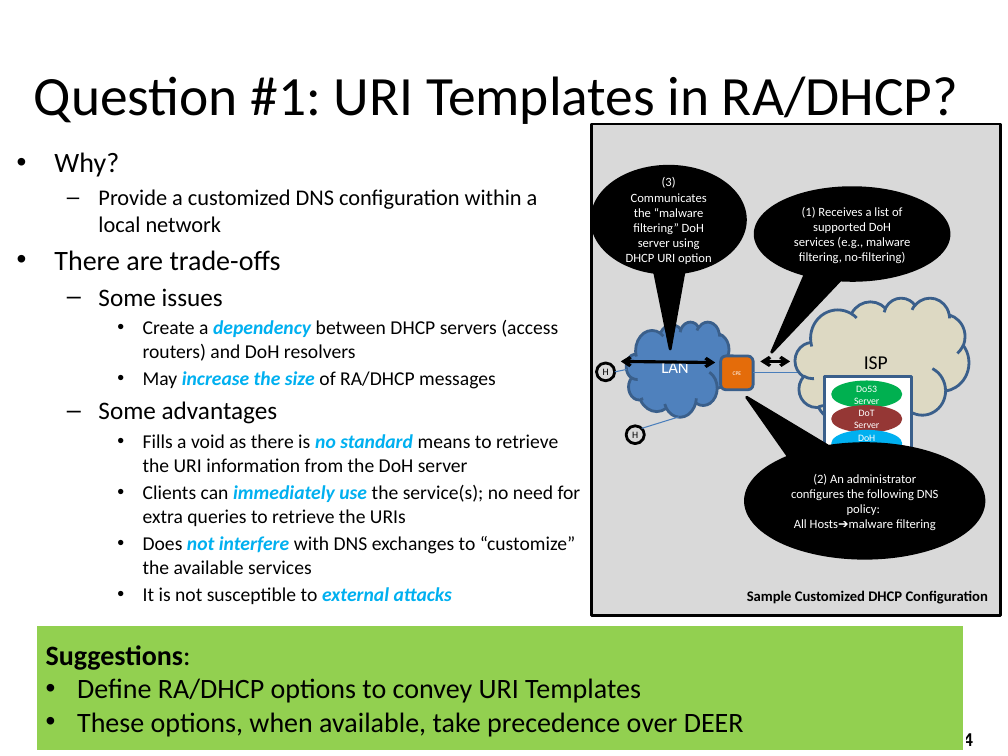
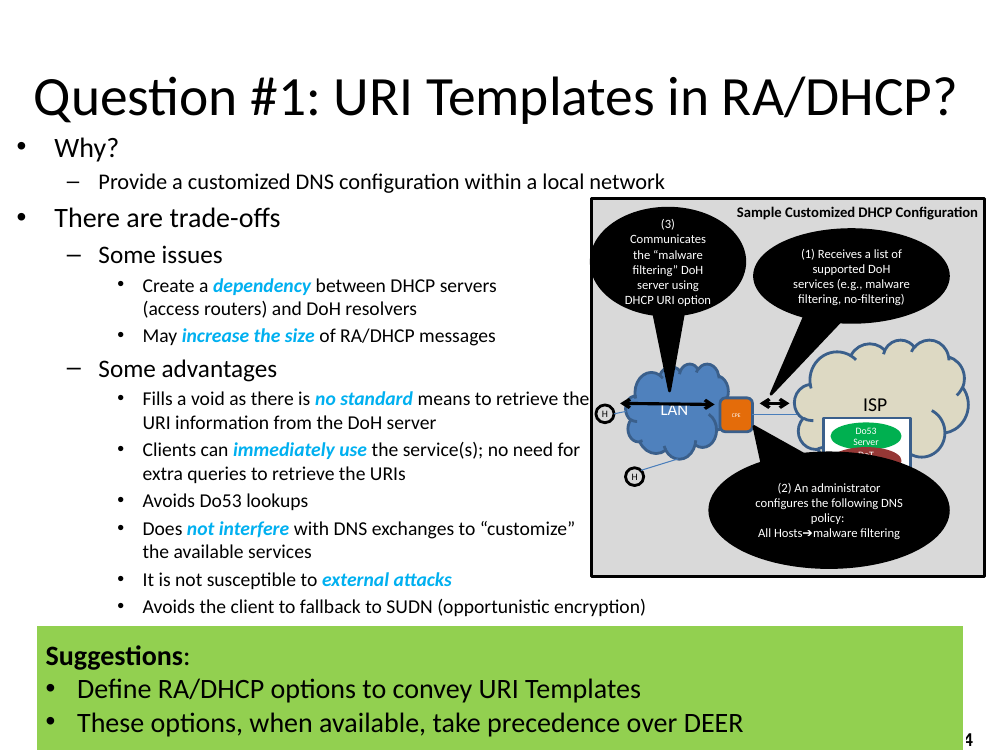
Before and after one commit to boucadair/draft-btw-add-home-network, a slide deck: slide 4 of Interim-01-2021/draft-btw-add-home-Interim012021.pptx. Drawn at 1008x756 pixels with LibreOffice and Linux fonts; fonts in the diff are those of the drawing. Boxes give left, top, right and bottom in pixels: in the first picture for what was removed or moved away, otherwise in the second. Text is boxed around its words. In the diff, an @@ line names an element or a change of style, - is before the commit and + after.

```diff
--- a/Interim-01-2021/draft-btw-add-home-Interim012021.pptx
+++ b/Interim-01-2021/draft-btw-add-home-Interim012021.pptx
@@ text "Why?": place and size @@
-text "Why?" at bbox=[54, 152, 581, 604]
+text "Why?" at bbox=[54, 137, 665, 616]
@@ rectangle: place and size @@
-rectangle at bbox=[592, 124, 1001, 616]
+rectangle at bbox=[592, 199, 986, 577]
@@ text "Sample Customized DHCP Configuration": place and size @@
-text "Sample Customized DHCP Configuration" at bbox=[747, 590, 988, 604]
+text "Sample Customized DHCP Configuration" at bbox=[737, 206, 978, 220]
@@ 2 speech bubbles, 2 ellipses, 1 cloud: place and size @@
-2 speech bubbles, 2 ellipses, 1 cloud at bbox=[592, 166, 969, 444]
+2 speech bubbles, 2 ellipses, 1 cloud at bbox=[592, 209, 968, 486]
@@ 3 ellipses, 3 lines, 2 double arrows, 1 cloud, 1 rounded rectangle, 1 rectangle: place and size @@
-3 ellipses, 3 lines, 2 double arrows, 1 cloud, 1 rounded rectangle, 1 rectangle at bbox=[597, 322, 911, 463]
+3 ellipses, 3 lines, 2 double arrows, 1 cloud, 1 rounded rectangle, 1 rectangle at bbox=[596, 364, 910, 505]
@@ speech bubble "(2) An administrator configures the ...": place and size @@
-speech bubble "(2) An administrator configures the ..." at bbox=[746, 444, 985, 558]
+speech bubble "(2) An administrator configures the ..." at bbox=[710, 453, 949, 568]
@@ speech bubble "(2) An administrator configures the ..." at bbox=[710, 453, 949, 568]: proportions changed @@
@@ text at bbox=[143, 493, 308, 510]: paragraph added @@
+    • Avoids Do53 lookups
@@ text at bbox=[143, 599, 646, 616]: paragraph added @@
+    • Avoids the client to fallback to SUDN (opportunistic encryption)
```
Also in this commit, not shown: 1 other file.
